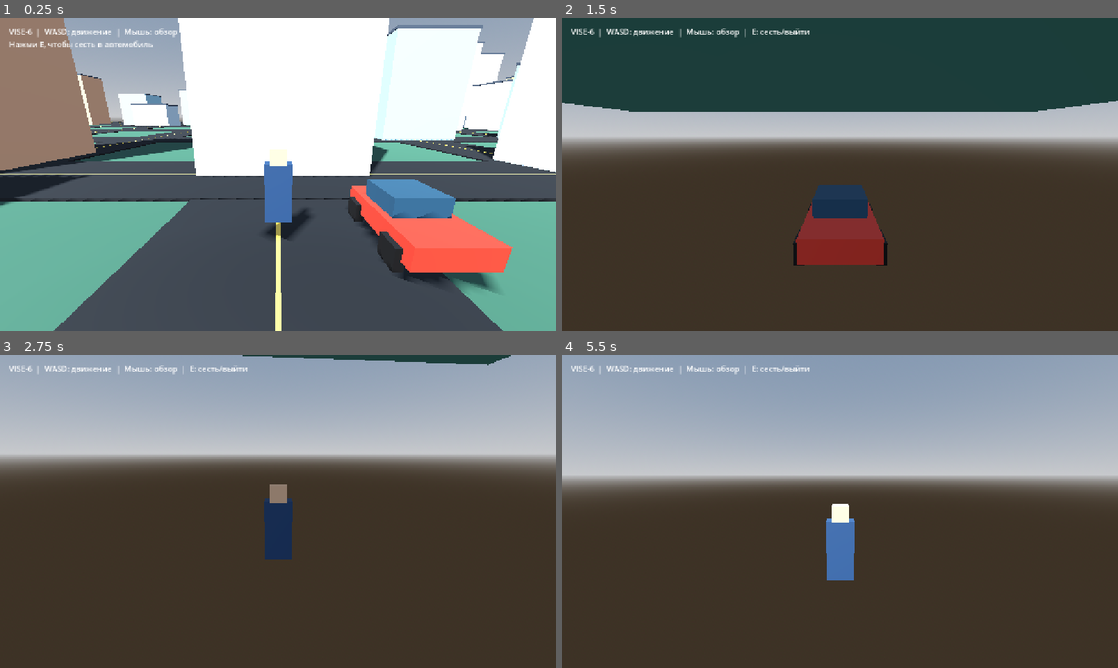
Above: before the commit, frames 1-4 (two rows, left to right).
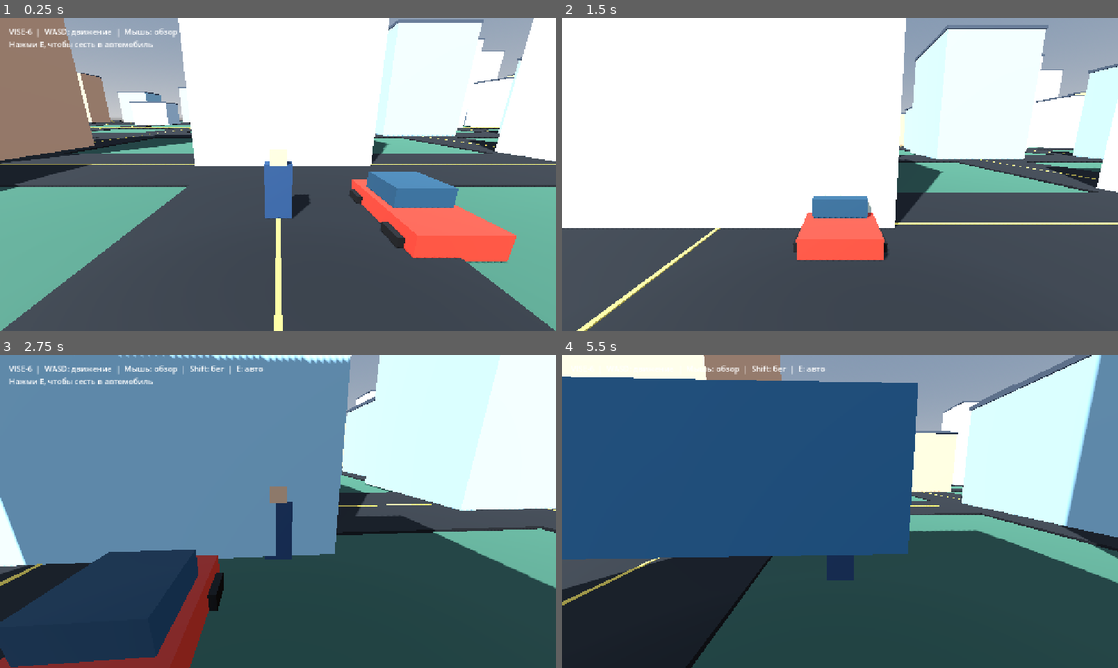
Above: after the commit, the same moments.

Repository: vadimkas344-alt/Vise-6
Game: Godot game, scene res://scenes/Main.tscn
Two runs of this game, one before a commit and one after it. Both use one fixed random seed, a clock stepped at 60 frames per second and the inputs below.
Inputs (mouse positions are in pixels of both pictures, inside the frame that each line leads up to):
- Up to frame 1 (0.25 s): no input
- Up to frame 2 (1.5 s): move the mouse to (867, 174) at 0.52 s; hold W (move_forward) from 0.53 s (still down); tap E (interact) at 0.6 s; move the mouse to (812, 174) at 1.27 s; tap Shift (run) at 1.35 s
- Up to frame 3 (2.75 s): keep holding W (move_forward); move the mouse to (289, 505) at 2.02 s; tap E (interact) at 2.1 s
- Up to frame 4 (5.5 s): keep holding W (move_forward); move the mouse to (834, 517) at 2.77 s; tap Shift (run) at 2.85, 4.35 s; move the mouse to (878, 514) at 3.52 s; tap E (interact) at 3.6, 5.1 s; move the mouse to (795, 508) at 4.27 s; move the mouse to (845, 511) at 5.02 s

The runs differ from the first frame. In frame 1, 19% of the frame differs, in the area x 0-100%, y 0-100%; in frame 2, 100%; in frame 3, 98%; in frame 4, 94%.

Commit message:
Add collision physics to Vise-6 prototype

Diff:
--- a/scripts/main.gd
+++ b/scripts/main.gd
@@ -8,7 +8,6 @@
 var camera: Camera3D
 var hud: Label
 var in_car := false
-var city_seed := 17
 
 func _ready() -> void:
     _setup_input()
@@ -24,10 +23,9 @@
             _exit_car()
         elif player.global_position.distance_to(car.global_position) < 4.0:
             _enter_car()
-    if hud:
-        hud.text = "VISE-6  |  WASD: движение  |  Мышь: обзор  |  E: сесть/выйти"
-        if not in_car and player.global_position.distance_to(car.global_position) < 5.0:
-            hud.text += "\nНажми E, чтобы сесть в автомобиль"
+    hud.text = "VISE-6  |  WASD: движение  |  Мышь: обзор  |  Shift: бег  |  E: авто"
+    if not in_car and player.global_position.distance_to(car.global_position) < 5.0:
+        hud.text += "\nНажми E, чтобы сесть в автомобиль"
 
 func _setup_input() -> void:
     _add_key("move_forward", KEY_W)
@@ -60,29 +58,30 @@
 
     var sun := DirectionalLight3D.new()
     sun.rotation_degrees = Vector3(-48, -32, 0)
-    sun.light_energy = 1.25
+    sun.light_energy = 1.2
     sun.shadow_enabled = true
-    sun.directional_shadow_mode = DirectionalLight3D.SHADOW_ORTHOGONAL
     add_child(sun)
 
-    var ground := _box(Vector3(0, -0.35, 0), Vector3(260, 0.5, 260), Color(0.18, 0.32, 0.25))
-    add_child(ground)
+    var ground_body := StaticBody3D.new()
+    ground_body.position = Vector3(0, -0.35, 0)
+    var ground_shape := CollisionShape3D.new()
+    var ground_box := BoxShape3D.new()
+    ground_box.size = Vector3(260, 0.5, 260)
+    ground_shape.shape = ground_box
+    ground_body.add_child(ground_shape)
+    add_child(ground_body)
+    add_child(_box(Vector3(0, -0.35, 0), Vector3(260, 0.5, 260), Color(0.18, 0.32, 0.25)))
 
 func _make_city() -> void:
     var rng := RandomNumberGenerator.new()
-    rng.seed = city_seed
-    var road_mat := _material(Color(0.075, 0.085, 0.095))
-    var sidewalk_mat := _material(Color(0.48, 0.48, 0.43))
+    rng.seed = 17
     for i in range(-5, 6):
-        var road_x := _box(Vector3(i * 22.0, -0.04, 0), Vector3(8, 0.12, 260), Color(0.07, 0.08, 0.09))
-        add_child(road_x)
-        var road_z := _box(Vector3(0, -0.035, i * 22.0), Vector3(260, 0.12, 8), Color(0.07, 0.08, 0.09))
-        add_child(road_z)
-        var line_x := _box(Vector3(i * 22.0, 0.035, 0), Vector3(0.12, 0.025, 260), Color(0.88, 0.72, 0.28))
-        add_child(line_x)
-        var line_z := _box(Vector3(0, 0.04, i * 22.0), Vector3(260, 0.025, 0.12), Color(0.88, 0.72, 0.28))
-        add_child(line_z)
+        add_child(_box(Vector3(i * 22.0, -0.04, 0), Vector3(8, 0.12, 260), Color(0.07, 0.08, 0.09)))
+        add_child(_box(Vector3(0, -0.035, i * 22.0), Vector3(260, 0.12, 8), Color(0.07, 0.08, 0.09)))
+        add_child(_box(Vector3(i * 22.0, 0.035, 0), Vector3(0.12, 0.025, 260), Color(0.88, 0.72, 0.28)))
+        add_child(_box(Vector3(0, 0.04, i * 22.0), Vector3(260, 0.025, 0.12), Color(0.88, 0.72, 0.28)))
 
+    var palette: Array[Color] = [Color(0.78, 0.65, 0.48), Color(0.68, 0.72, 0.73), Color(0.78, 0.77, 0.65), Color(0.53, 0.65, 0.68), Color(0.82, 0.58, 0.42)]
     for x in range(-4, 5):
         for z in range(-4, 5):
             if rng.randf() < 0.12:
@@ -92,25 +91,25 @@
             var h := rng.randf_range(7.0, 23.0)
             var w := rng.randf_range(8.0, 13.0)
             var d := rng.randf_range(8.0, 13.0)
-            var palette := [Color(0.78, 0.65, 0.48), Color(0.68, 0.72, 0.73), Color(0.78, 0.77, 0.65), Color(0.53, 0.65, 0.68), Color(0.82, 0.58, 0.42)]
-            var building := _box(Vector3(px, h * 0.5, pz), Vector3(w, h, d), palette[rng.randi_range(0, palette.size() - 1)])
-            add_child(building)
-            var roof := _box(Vector3(px, h + 0.18, pz), Vector3(w + 0.25, 0.35, d + 0.25), Color(0.22, 0.25, 0.28))
-            add_child(roof)
+            add_child(_box(Vector3(px, h * 0.5, pz), Vector3(w, h, d), palette[rng.randi_range(0, palette.size() - 1)]))
+            add_child(_box(Vector3(px, h + 0.18, pz), Vector3(w + 0.25, 0.35, d + 0.25), Color(0.22, 0.25, 0.28)))
             for floor_i in range(1, int(h / 3.2)):
-                var window := _box(Vector3(px, floor_i * 3.0, pz - d * 0.501), Vector3(w * 0.72, 0.85, 0.08), Color(0.18, 0.38, 0.48))
-                add_child(window)
+                add_child(_box(Vector3(px, floor_i * 3.0, pz - d * 0.501), Vector3(w * 0.72, 0.85, 0.08), Color(0.18, 0.38, 0.48)))
 
 func _make_player() -> void:
     player = CharacterBody3D.new()
     player.set_script(PLAYER_SCRIPT)
-    player.position = Vector3(0, 1.2, 7)
+    player.position = Vector3(0, 0.05, 7)
+    var capsule := CapsuleShape3D.new()
+    capsule.radius = 0.38
+    capsule.height = 1.9
+    var collision := CollisionShape3D.new()
+    collision.shape = capsule
+    collision.position.y = 0.95
+    player.add_child(collision)
     add_child(player)
-    var body := _box(Vector3(0, 0.9, 0), Vector3(0.8, 1.8, 0.45), Color(0.12, 0.22, 0.32))
-    body.name = "BodyVisual"
-    player.add_child(body)
-    var head := _box(Vector3(0, 2.0, 0), Vector3(0.48, 0.48, 0.48), Color(0.78, 0.58, 0.42))
-    player.add_child(head)
+    player.add_child(_box(Vector3(0, 0.9, 0), Vector3(0.8, 1.8, 0.45), Color(0.12, 0.22, 0.32)))
+    player.add_child(_box(Vector3(0, 2.0, 0), Vector3(0.48, 0.48, 0.48), Color(0.78, 0.58, 0.42)))
     camera = Camera3D.new()
     camera.position = Vector3(0, 3.1, 5.8)
     camera.rotation_degrees.x = -16
@@ -121,16 +120,19 @@
 func _make_car() -> void:
     car = CharacterBody3D.new()
     car.set_script(CAR_SCRIPT)
-    car.position = Vector3(4, 0.8, 7)
+    car.position = Vector3(4, 0.0, 7)
+    var car_collision := CollisionShape3D.new()
+    var car_box := BoxShape3D.new()
+    car_box.size = Vector3(2.1, 0.75, 4.0)
+    car_collision.shape = car_box
+    car_collision.position.y = 0.48
+    car.add_child(car_collision)
     add_child(car)
-    var chassis := _box(Vector3(0, 0.45, 0), Vector3(2.1, 0.65, 4.0), Color(0.72, 0.18, 0.12))
-    car.add_child(chassis)
-    var cabin := _box(Vector3(0, 1.0, -0.25), Vector3(1.65, 0.7, 1.8), Color(0.12, 0.24, 0.3))
-    car.add_child(cabin)
+    car.add_child(_box(Vector3(0, 0.45, 0), Vector3(2.1, 0.65, 4.0), Color(0.72, 0.18, 0.12)))
+    car.add_child(_box(Vector3(0, 1.0, -0.25), Vector3(1.65, 0.7, 1.8), Color(0.12, 0.24, 0.3)))
     for side in [-1.0, 1.0]:
         for z in [-1.25, 1.25]:
-            var wheel := _box(Vector3(side * 1.08, 0.15, z), Vector3(0.28, 0.65, 0.8), Color(0.025, 0.025, 0.03))
-            car.add_child(wheel)
+            car.add_child(_box(Vector3(side * 1.08, 0.15, z), Vector3(0.28, 0.65, 0.8), Color(0.025, 0.025, 0.03)))
 
 func _make_hud() -> void:
     var layer := CanvasLayer.new()
@@ -166,11 +168,8 @@
     box_mesh.size = size
     mesh.mesh = box_mesh
     mesh.position = pos
-    mesh.material_override = _material(color)
-    return mesh
-
-func _material(color: Color) -> StandardMaterial3D:
     var mat := StandardMaterial3D.new()
     mat.albedo_color = color
     mat.roughness = 0.78
-    return mat
+    mesh.material_override = mat
+    return mesh
